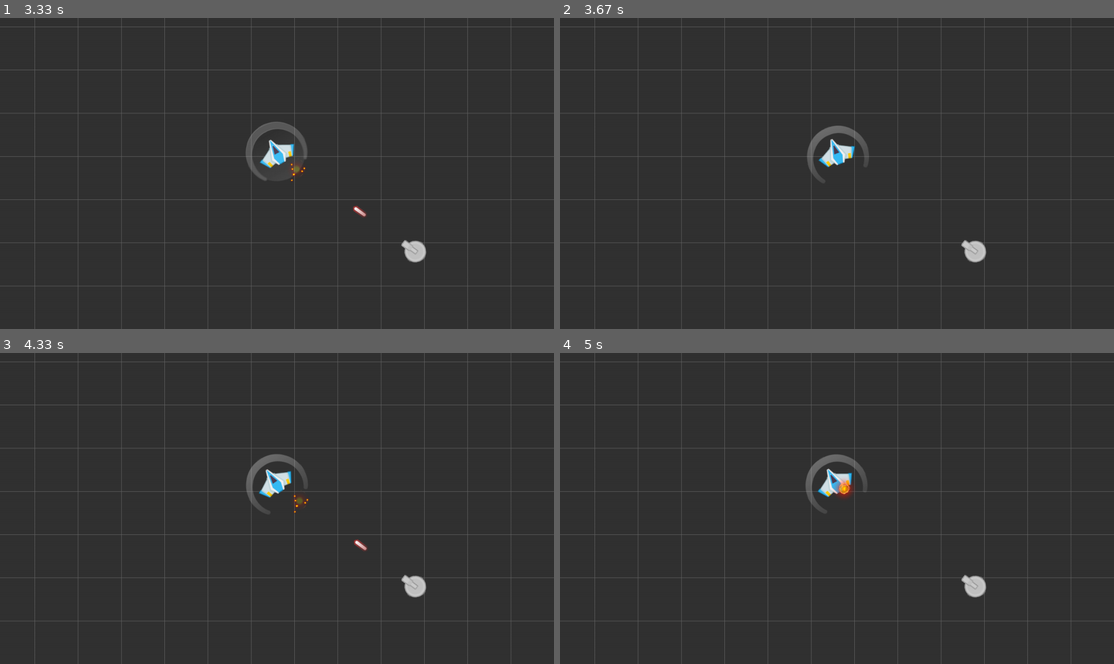
Above: before the commit, frames 1-4 (two rows, left to right).
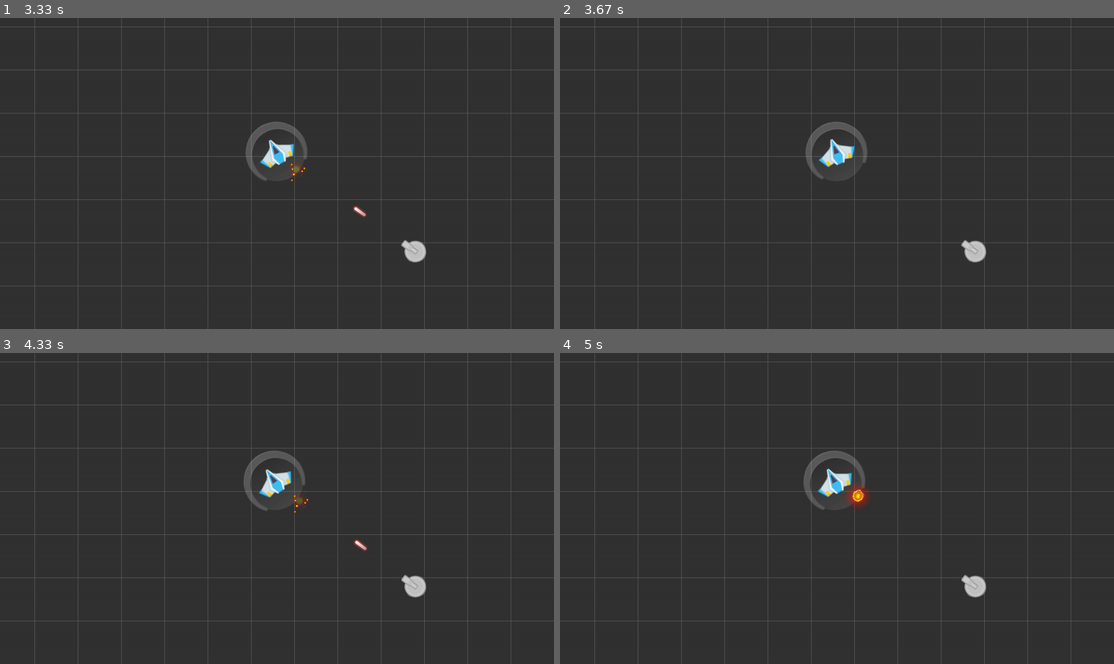
Above: after the commit, the same moments.

Repository: genericprogrammerdude/pygamengn
Game: pygame game, started from main.py
The game is run twice, just before and just after one commit, with the same random seed, the same clock (stepped at 60 frames per second) and the same inputs.
Inputs:
- Up to frame 1 (3.33 s): tap E at 0.33, 2.15 s; hold D 0.67-1.13 s; hold D 1.17-1.63 s; tap F at 1.23, 1.53, 1.73, 2.07, 2.37, 2.73, 3.13 s; hold S 1.67-1.97 s; hold D 2-2.63 s; hold S 2.67-3.03 s; hold D from 3.07 s (still down)
- Up to frame 2 (3.67 s): tap F at 3.43, 3.63 s; release D at 3.53 s; hold D from 3.57 s (still down)
- Up to frame 3 (4.33 s): tap E at 3.72 s; tap F at 3.93, 4.13 s; release D at 4.03 s; hold S from 4.07 s (still down)
- Up to frame 4 (5 s): release S at 4.37 s; hold D from 4.4 s (still down); tap F at 4.47, 4.77 s

Frame 1 is identical in both runs. In frame 2, 0.3% of the frame differs, in the area x 44-56%, y 33-52%; in frame 3, 0.3%; in frame 4, 0.7%, in the area x 44-56%, y 31-51%.

Commit message:
Moved asset and game object definitions to a JSON file that GameObjectFactory loads.

Diff:
--- /dev/null
+++ b/Assets/inventory.json
@@ -0,0 +1,80 @@
+{
+    "surfaces": {
+        "ship": "Assets/SpaceShooterRedux/PNG/playerShip2_blue.png",
+        "explosion": "Assets/Explosions/explosion1.png",
+        "shield1": "Assets/SpaceShooterRedux/PNG/Effects/shield1.png",
+        "shield2": "Assets/SpaceShooterRedux/PNG/Effects/shield2.png",
+        "shield3": "Assets/SpaceShooterRedux/PNG/Effects/shield3.png",
+        "turret": "Assets/SpaceShooterRedux/PNG/Parts/turretBase_big.png",
+        "turret_gun": "Assets/SpaceShooterRedux/PNG/Parts/gun04.png",
+        "turret_projectile": "Assets/SpaceShooterRedux/PNG/Lasers/laserRed06.png"
+    },
+
+    "assets": {
+        "explosion_atlas": {
+            "class_name": "Atlas",
+            "kwargs": {
+                "image": "explosion",
+                "frame_size": [256, 256]
+            }
+        }
+    },
+
+    "game_types": {
+        "PlayerShip": {
+            "class_name": "Ship",
+            "kwargs": {
+                "image": "ship",
+                "velocity_decay_factor": 0.9,
+                "scale": 0.8
+            },
+            "attachments": [
+                {
+                    "game_type": "PlayerShield",
+                    "offset": [0.0, 0.0]
+                }
+            ]
+        },
+        "EnemyTurret": {
+            "class_name": "Turret",
+            "kwargs": {
+                "image": "turret",
+                "projectile_type": "EnemyTurretProjectile",
+                "scale": 1.25
+            },
+            "attachments": [
+                {
+                    "game_type": "EnemyTurretGun",
+                    "offset": [0.0, -15.0]
+                }
+            ]
+        },
+        "EnemyTurretGun": {
+            "class_name": "GameObject",
+            "kwargs": {
+                "image": "turret_gun"
+            }
+        },
+        "EnemyTurretProjectile": {
+            "class_name": "Projectile",
+            "kwargs": {
+                "image": "turret_projectile",
+                "death_effect": "Explosion",
+                "damage": 10
+            }
+        },
+        "Explosion": {
+            "class_name": "AnimatedTexture",
+            "kwargs": {
+                "asset": "explosion_atlas",
+                "duration": 750
+            }
+        },
+        "PlayerShield": {
+            "class_name": "Shield",
+            "kwargs": {
+                "image": "shield3"
+            }
+        }
+    }
+}
--- a/GameEngine/animated_texture.py
+++ b/GameEngine/animated_texture.py
@@ -8,13 +8,13 @@
 @GameObjectFactory.register("AnimatedTexture")
 class AnimatedTexture(GameObject):
 
-    def __init__(self, atlas, duration):
-        super().__init__(atlas.frames[0], False)
-        self.atlas = atlas
+    def __init__(self, asset, duration):
+        super().__init__(asset.frames[0], False)
+        self.asset = asset
         self.duration = duration
         self.animation_time = 0
         self.is_playing = False
-        self.image = self.atlas.frames[0]
+        self.image = self.asset.frames[0]
         self.rect = self.image.get_rect()
 
     def update(self, delta):
@@ -23,14 +23,14 @@
         if self.is_playing:
             # Figure out which frame to use and set the image
             progress = 1.0 * self.animation_time / self.duration
-            frame_index = round(progress * len(self.atlas.frames))
-            if frame_index < len(self.atlas.frames):
-                self.image = self.atlas.frames[frame_index]
+            frame_index = round(progress * len(self.asset.frames))
+            if frame_index < len(self.asset.frames):
+                self.image = self.asset.frames[frame_index]
                 if self.scale != 1:
                     self.image = pygame.transform.scale(self.image,
                                                         (self.image.get_rect().width * self.scale,
-                                                        self.image.get_rect().height * self.scale))
-                    print("WARNING! Scaling atlas frames!")
+                                                         self.image.get_rect().height * self.scale))
+                    print("WARNING! Scaling asset frames!")
                 self.rect = self.image.get_rect()
 
             self.rect = self.image.get_rect()
--- a/GameEngine/game_object_factory.py
+++ b/GameEngine/game_object_factory.py
@@ -1,5 +1,5 @@
 from _py_abc import ABCMeta
-from abc import abstractmethod
+import json
 import sys
 from typing import Callable
 
@@ -8,17 +8,6 @@
 
 class GameObjectBase(metaclass=ABCMeta):
     """Base class for GameObject."""
-
-#     def __init__(self, **kwargs):
-#         pass
-
-#     @abstractmethod
-#     def set_pos(self, pos: pygame.Vector2):
-#         pass
-#
-#     @abstractmethod
-#     def set_scale(self, scale: float):
-#         pass
 
 
 class GameObjectFactory():
@@ -30,97 +19,48 @@
     """
 
     registry = {}
-    images = {}
+    surfaces = {}
     game_types = {}
     assets = {}
+    __image_json_objects = []
+    __asset_json_objects = []
 
     @classmethod
-    def initialize(cls):
-        load = pygame.image.load
-        cls.images = {
-            "ship": load("Assets/SpaceShooterRedux/PNG/playerShip2_blue.png").convert_alpha(),
-            "explosion": load("Assets/Explosions/explosion1.png").convert_alpha(),
-            "shield": [
-                load("Assets/SpaceShooterRedux/PNG/Effects/shield3.png").convert_alpha(),
-                load("Assets/SpaceShooterRedux/PNG/Effects/shield2.png").convert_alpha(),
-                load("Assets/SpaceShooterRedux/PNG/Effects/shield1.png").convert_alpha()
-            ],
-            "turret": load("Assets/SpaceShooterRedux/PNG/Parts/turretBase_big.png").convert_alpha(),
-            "turret_gun": load("Assets/SpaceShooterRedux/PNG/Parts/gun04.png").convert_alpha(),
-            "turret_projectile": load("Assets/SpaceShooterRedux/PNG/Lasers/laserRed06.png").convert_alpha(),
-        }
+    def initialize(cls, inventory_fp):
+        data = json.load(inventory_fp, object_hook=GameObjectFactory.__json_object_hook)
 
-        cls.assets = {
-            "explosion_atlas": {
-                "class_name": "Atlas",
-                "kwargs": {
-                    "image": cls.images["explosion"],
-                    "frame_size": (256, 256)
-                },
-                "asset": None
-            }
-        }
+        # Load surfaces
+        cls.surfaces = {}
+        data_images = data["surfaces"]
+        for key in data_images.keys():
+            if isinstance(data_images[key], list):
+                cls.surfaces[key] = [pygame.image.load(fname) for fname in data_images[key]]
+            else:
+                cls.surfaces[key] = pygame.image.load(data_images[key])
+
+        # Assets and game_types can be assigned directly
+        cls.game_types = data["game_types"]
+
+        # Initialize assets with surfaces and the corresponding asset object
+        cls.assets = data["assets"]
         for key in cls.assets.keys():
             asset_spec = cls.assets[key]
+            asset_spec["kwargs"]["image"] = cls.surfaces[asset_spec["kwargs"]["image"]]
             asset_spec["asset"] = GameObjectFactory.__create_object(asset_spec)
 
-        cls.game_types = {
-            "PlayerShip": {
-                "class_name": "Ship",
-                "kwargs": {
-                    "image": cls.images["ship"],
-                    "velocity_decay_factor": 0.9,
-                    "scale": 0.8
-                },
-                "attachments": [
-                    {
-                        "game_type": "PlayerShield",
-                        "offset": pygame.Vector2(0.0, 0.0)
-                    }
-                ]
-            },
-            "EnemyTurret": {
-                "class_name": "Turret",
-                "kwargs": {
-                    "image": cls.images["turret"],
-                    "projectile_type": "EnemyTurretProjectile",
-                    "scale": 1.25
-                },
-                "attachments": [
-                    {
-                        "game_type": "EnemyTurretGun",
-                        "offset": pygame.Vector2(0.0, -15.0)
-                    }
-                ]
-            },
-            "EnemyTurretGun": {
-                "class_name": "GameObject",
-                "kwargs": {
-                    "image": cls.images["turret_gun"]
-                }
-            },
-            "EnemyTurretProjectile": {
-                "class_name": "Projectile",
-                "kwargs": {
-                    "image": cls.images["turret_projectile"],
-                    "death_effect": "Explosion",
-                    "damage": 10
-                }
-            },
-            "Explosion": {
-                "class_name": "AnimatedTexture",
-                "kwargs": {
-                    "atlas": cls.assets["explosion_atlas"]["asset"],
-                    "duration": 750
-                }
-            },
-            "PlayerShield": {
-                "class_name": "Shield",
-                "kwargs": {
-                    "images": cls.images["shield"]
-                }
-            }
-        }
+        # Replace image names with loaded Surfaces
+        for o in cls.__image_json_objects:
+            if isinstance(o["image"], str):
+                image_str = o["image"]
+                o["image"] = cls.surfaces[image_str]
+        del cls.__image_json_objects
+
+        # Replace asset names with the loaded assets
+        for o in cls.__asset_json_objects:
+            if isinstance(o["asset"], str):
+                asset_str = o["asset"]
+                o["asset"] = cls.assets[asset_str]["asset"]
+        del cls.__asset_json_objects
 
     @classmethod
     def create(cls, name: str, **kwargs) -> GameObjectBase:
@@ -153,6 +93,15 @@
             return None
 
     @classmethod
+    def __json_object_hook(cls, obj_dict):
+        """Keeps track of JSON objects (dictionaries) that will have to be initialized further."""
+        if "image" in obj_dict:
+            cls.__image_json_objects.append(obj_dict)
+        if "asset" in obj_dict:
+            cls.__asset_json_objects.append(obj_dict)
+        return obj_dict
+
+    @classmethod
     def register(cls, name: str) -> Callable:
         """Registers a new GameObject child class."""
 
--- a/GameEngine/shield.py
+++ b/GameEngine/shield.py
@@ -5,20 +5,20 @@
 @GameObjectFactory.register("Shield")
 class Shield(GameObject):
 
-    def __init__(self, images):
-        super().__init__(images[0])
-        self.images = images
-        self.image_index = 0
+    def __init__(self, image):
+        super().__init__(image)
+#         self.images = images
+#         self.image_index = 0
 
     def take_damage(self, damage):
         super().take_damage(damage)
 
         # Change shield image if necessary
-        n = len(self.images)
-        d = 100.0 / n
-        index = n - int(self.health / d) - 1
-        if index < 0:
-            index = 0
-        if index != self.image_index:
-            self.image_index = index
-            self.set_image(self.images[index])
+#         n = len(self.surfaces)
+#         d = 100.0 / n
+#         index = n - int(self.health / d) - 1
+#         if index < 0:
+#             index = 0
+#         if index != self.image_index:
+#             self.image_index = index
+#             self.set_image(self.surfaces[index])
--- a/main.py
+++ b/main.py
@@ -18,10 +18,10 @@
     background = 50, 50, 50
     screen = pygame.display.set_mode(size, pygame.DOUBLEBUF | pygame.HWSURFACE)
 
-    GameObjectFactory.initialize()
+    GameObjectFactory.initialize(open("Assets/inventory.json"))
 
     # Create world
-    pygame.display.set_icon(GameObjectFactory.images["ship"])
+    pygame.display.set_icon(GameObjectFactory.surfaces["ship"])
     pygame.display.set_caption("Game")
     world_rect = pygame.Rect(0, 0, size[0] * 2, size[1] * 2)
     screen_rect = screen.get_rect()
